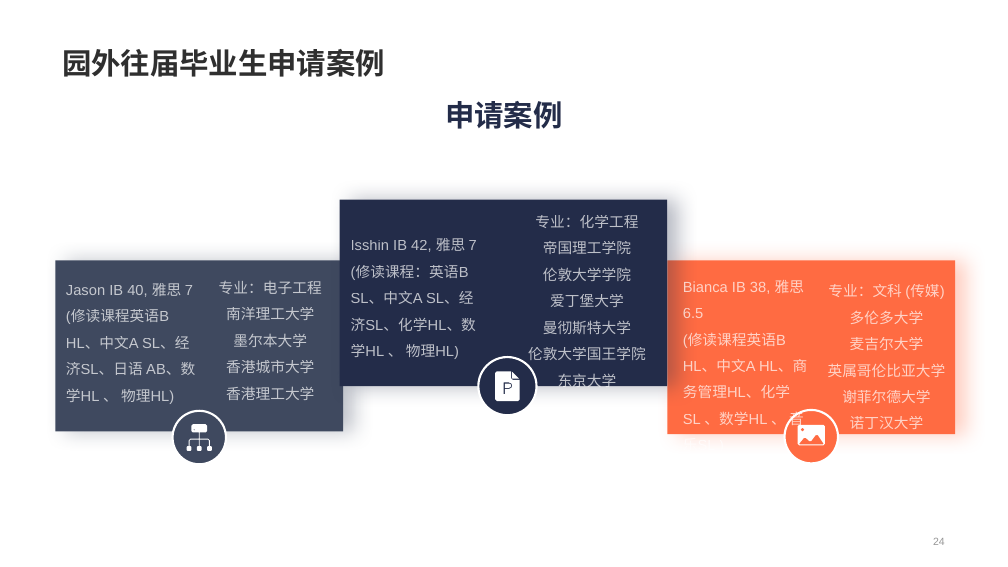
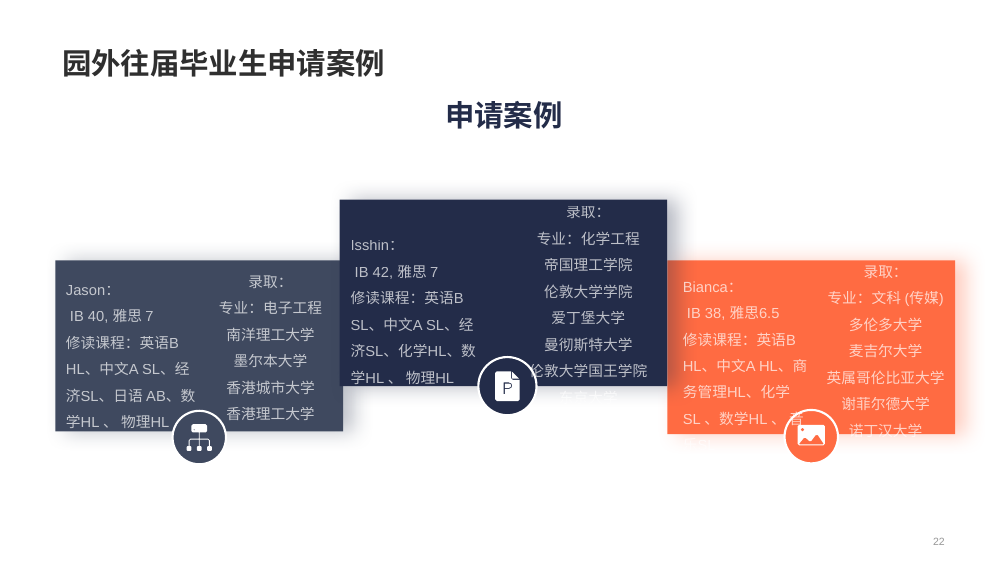
Before and after one commit to zpygithub/python-test, a slide deck: slide 22 of 2.pptx (slide 24 before the commit). Drawn at 1008x567 pixels with LibreOffice and Linux fonts; fonts in the diff are those of the drawing. Boxes give left, top, right and bottom in pixels: in the first picture for what was removed or moved away, otherwise in the second. Text is boxed around its words. In the diff, an @@ line names an element or a change of style, - is before the commit and + after.

```diff
--- a/2.pptx
+++ b/2.pptx
@@ text "录取：": place and size @@
-text "录取：" at (528,215,646,390)
+text "录取：" at (529,206,647,407)
@@ text at (566,206,610,218): paragraph added @@
+录取：
@@ text at (351,240,476,387): text changed @@
-Isshin IB 42, 雅思 7
-(修读课程：英语B SL、中文A SL、经济SL、化学HL、数学HL 、 物理HL)
+Isshin：
+IB 42, 雅思 7
+修读课程：英语B SL、中文A SL、经济SL、化学HL、数学HL 、 物理HL
@@ text "录取：": place and size @@
-text "录取：" at (828,284,946,429)
+text "录取：" at (827,265,945,440)
@@ text at (864,265,908,278): paragraph added @@
+录取：
@@ text at (66,285,195,432): text changed @@
-Jason IB 40, 雅思 7
-(修读课程英语B HL、中文A SL、经济SL、日语 AB、数学HL 、 物理HL)
+Jason：
+IB 40, 雅思 7
+修读课程：英语B HL、中文A SL、经济SL、日语 AB、数学HL 、 物理HL
@@ text at (248,275,292,288): paragraph added @@
+录取：
@@ text at (683,281,807,428): text changed @@
-Bianca IB 38, 雅思6.5
-(修读课程英语B HL、中文A HL、商务管理HL、化学SL 、数学HL 、 音乐SL )
+Bianca：
+IB 38, 雅思6.5
+修读课程：英语B HL、中文A HL、商务管理HL、化学SL 、数学HL 、 音乐SL
@@ page number at (933,538,945,545): text changed @@
-24
+22
```
Also in this commit, not shown: 6 other slides changed, 4 slides added, 4 slides removed.
